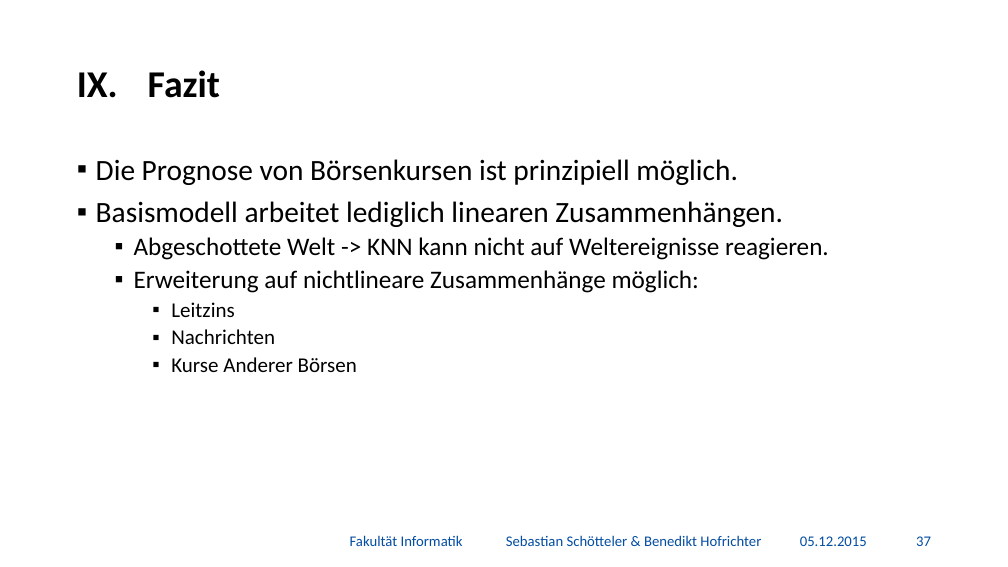
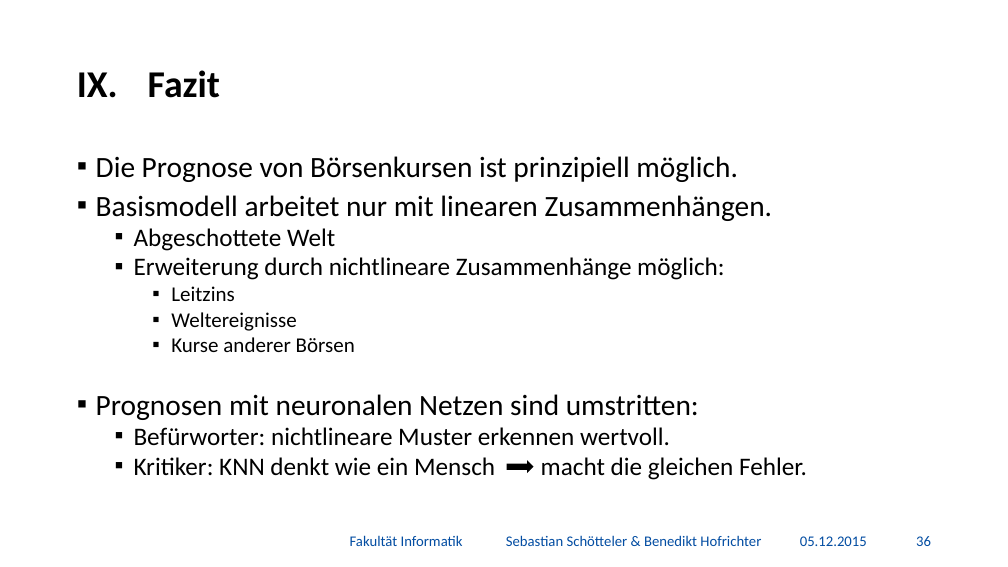
Before and after one commit to BenediktGitGit/soco15, a slide deck: slide 37 of 3b) Vortrag/Präsentation.pptx (slide 38 before the commit). Drawn at 1008x567 pixels with LibreOffice and Linux fonts; fonts in the diff are those of the drawing; background and template pictures are left out. Boxes give left, top, right and bottom in pixels: in the first picture for what was removed or moved away, otherwise in the second. Text is boxed around its words. In the diff, an @@ line names an element or a change of style, - is before the commit and + after.

```diff
--- a/3b) Vortrag/Präsentation.pptx
+++ b/3b) Vortrag/Präsentation.pptx
@@ text at (96, 156, 737, 301): line spacing 0.9 to 0.8 @@
@@ text at (96, 195, 773, 280): text changed @@
-▪ Basismodell arbeitet lediglich linearen Zusammenhängen.
-  ▪ Abgeschottete Welt -> KNN kann nicht auf Weltereignisse reagieren.
-  ▪ Erweiterung auf nichtlineare Zusammenhänge möglich:
+▪ Basismodell arbeitet nur mit linearen Zusammenhängen.
+  ▪ Abgeschottete Welt
+  ▪ Erweiterung durch nichtlineare Zusammenhänge möglich:
@@ text at (96, 312, 807, 480): text changed; size 20 to 24 pt @@
-    ▪ Nachrichten
-    ▪ Kurse Anderer Börsen
+    ▪ Weltereignisse
+    ▪ Kurse anderer Börsen
+▪ Prognosen mit neuronalen Netzen sind umstritten:
+  ▪ Befürworter: nichtlineare Muster erkennen wertvoll.
+  ▪ Kritiker: KNN denkt wie ein Mensch macht die gleichen Fehler.
@@ right arrow added at (507, 461, 533, 472), fill #000000, outline #000000 1 pt @@
@@ page number at (916, 536, 931, 546): text changed @@
-37
+36
```
Also in this commit, not shown: 5 other slides changed, 2 slides removed, 1 other file.
